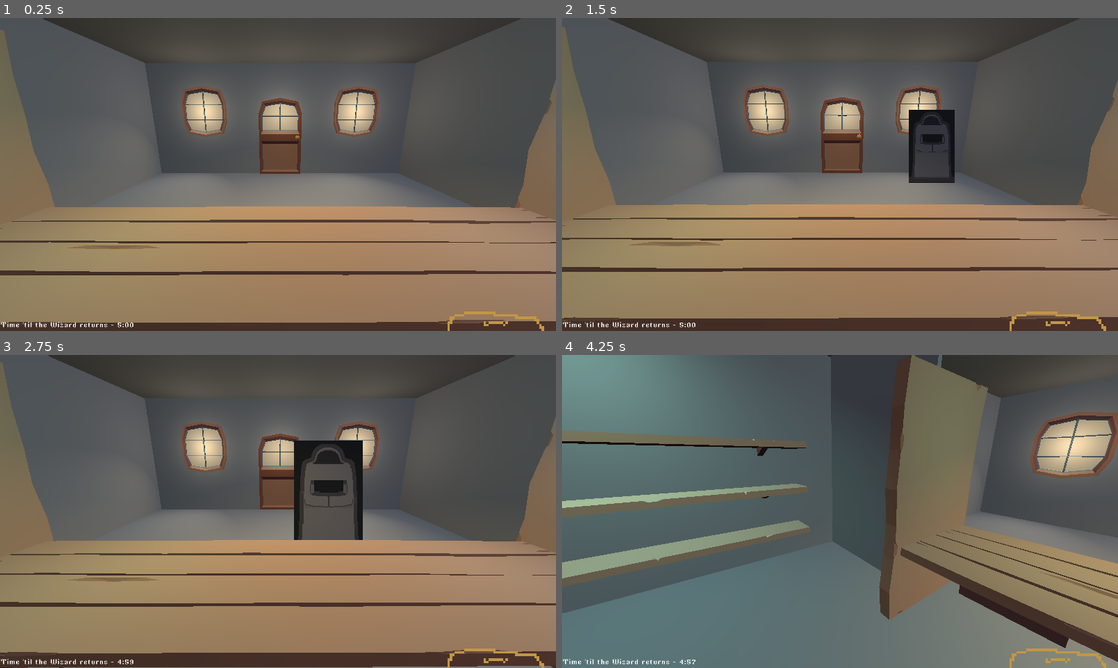
Above: before the commit, frames 1-4 (two rows, left to right).
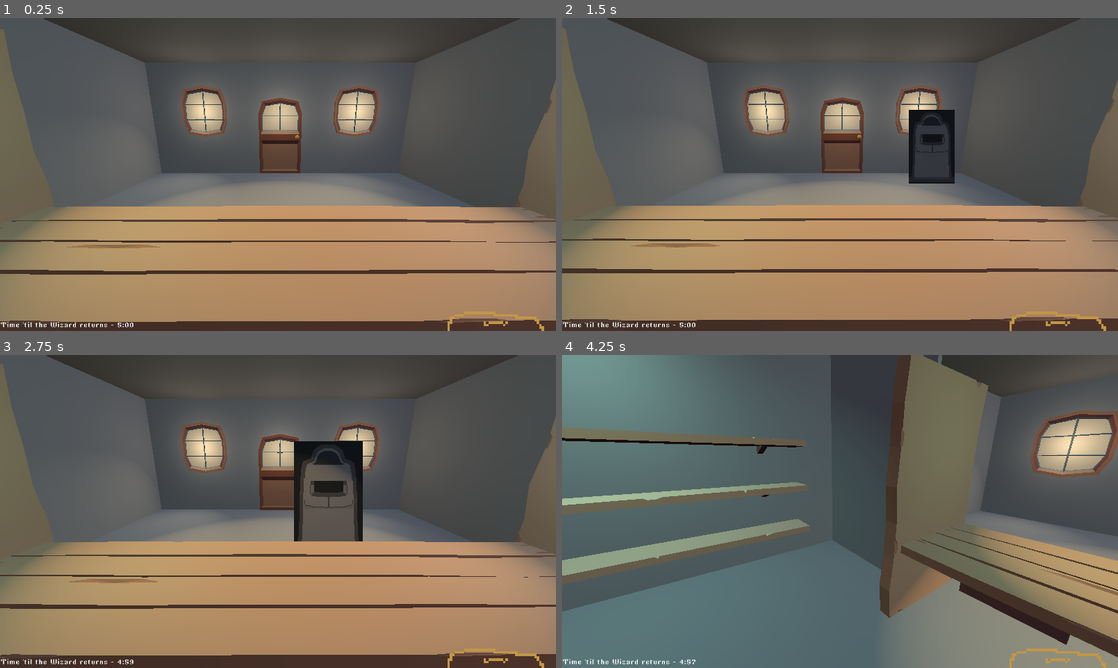
Above: after the commit, the same moments.

Repository: abilliontrillionstars/potion-meld
Game: Godot game, scene res://Scenes/game.tscn
The game is run twice, just before and just after one commit, with the same random seed, the same clock (stepped at 60 frames per second) and the same inputs.
Inputs (mouse positions are in pixels of both pictures, inside the frame that each line leads up to):
- Up to frame 1 (0.25 s): no input
- Up to frame 2 (1.5 s): click (795, 143) at 0.5 s; click (795, 143) at 1.25 s
- Up to frame 3 (2.75 s): click (233, 480) at 2 s
- Up to frame 4 (4.25 s): move the mouse to (962, 495) at 2.77 s; tap R (ChangeColor) at 2.85 s; move the mouse to (728, 527) at 3.52 s; tap Left (look_left) at 3.6 s

The runs differ from the first frame. In frame 1, 4.3% of the frame differs, in the area x 0-100%, y 0-99%; in frame 2, 5.7%; in frame 3, 7.0%, in the area x 0-100%, y 0-100%; in frame 4, 6.9%.

Commit message:
Modified camera bob to hopefully be less nauseating

Diff:
--- a/potion-meld/Scenes/game.tscn
+++ b/potion-meld/Scenes/game.tscn
@@ -14,7 +14,7 @@
 
 [sub_resource type="Animation" id="Animation_3dryh"]
 resource_name = "CameraBob"
-length = 5.0
+length = 8.0
 loop_mode = 1
 tracks/0/type = "bezier"
 tracks/0/imported = false
@@ -23,9 +23,9 @@
 tracks/0/interp = 1
 tracks/0/loop_wrap = true
 tracks/0/keys = {
-"handle_modes": PackedInt32Array(2, 2, 2),
-"points": PackedFloat32Array(2.53, 0, 0, 0.833333, 0, 2.47, -0.833333, 0, 0.833333, 0, 2.53, -0.833333, 0, 0, 0),
-"times": PackedFloat32Array(0, 2.5, 5)
+"handle_modes": PackedInt32Array(2, 0, 0),
+"points": PackedFloat32Array(2.52, 0, 0, 0.833333, 0, 2.48, -0.833333, 0, 0.833333, 0, 2.52, -0.833333, 0, 0, 0),
+"times": PackedFloat32Array(0, 4, 8)
 }
 
 [sub_resource type="Animation" id="Animation_wowpa"]
@@ -211,12 +211,12 @@
 spot_attenuation = 0.5
 
 [node name="SpotLight3D3" type="SpotLight3D" parent="Lights"]
-transform = Transform3D(1, 0, 0, 0, -4.37114e-08, 1, 0, -1, -4.37114e-08, -0.00653791, 4.90199, 3.82182)
+transform = Transform3D(1, 0, 0, 0, -4.37114e-08, 1, 0, -1, -4.37114e-08, -0.00653791, 4.80694, 3.82182)
 light_color = Color(0.888237, 0.772967, 0.539318, 1)
 light_energy = 2.0
-spot_range = 15.0
-spot_attenuation = 0.5
-spot_angle = 60.0
+spot_range = 25.0
+spot_attenuation = 0.5
+spot_angle_attenuation = 0.133972
 
 [node name="SpotLight3D4" type="SpotLight3D" parent="Lights"]
 transform = Transform3D(0.908705, 1.82468e-08, -0.417439, 0.417439, -3.97208e-08, 0.908705, 0, -1, -4.37114e-08, 5.48545, 4.90199, -2.59816)
